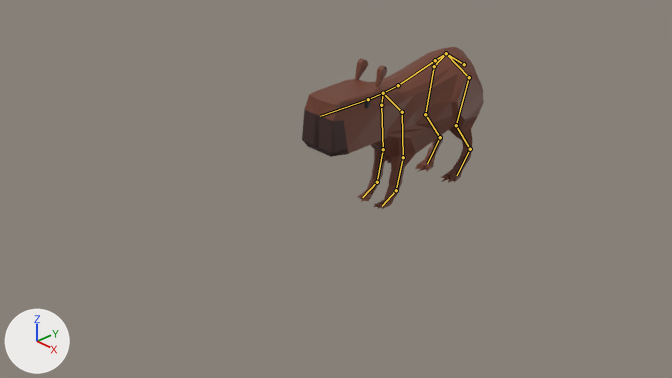
What one commit did to the Blender file asset-sources/Capybara.blend.
Before and after are seen from the file's camera 'Camera'. Lighting does not change. The marker at lower left points along +X, +Y and +Z. The bones that bend it are drawn over the model as lines.
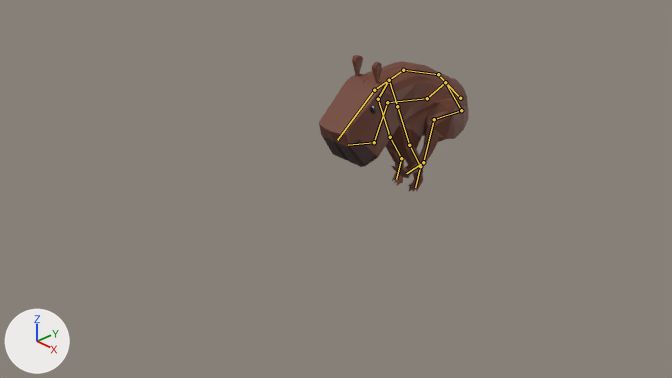
The newer file adds an action. The first version stands in its rest pose; the second is drawn at frame 15 of the action 'Jump Airtime'.

Changed parts and their boxes [x1, y1, x2, y2] in the pictures (672 x 378 px):
'Cube', posed (17% narrower, 16% shorter)
    before: [302, 47, 484, 209]
    after: [319, 55, 469, 191]
bone 'Spine', root to tip
    before: (464, 64) to (446, 53)
    after: (460, 98) to (445, 82)
bone 'Spine.001', root to tip
    before: (446, 53) to (435, 60)
    after: (445, 82) to (438, 74)
bone 'Spine.002', root to tip
    before: (435, 60) to (398, 85)
    after: (438, 74) to (403, 70)
bone 'Spine.003', root to tip
    before: (398, 85) to (383, 93)
    after: (403, 70) to (389, 80)
bone 'Spine.004', root to tip
    before: (383, 93) to (368, 99)
    after: (389, 80) to (374, 90)
bone 'Spine.005', root to tip
    before: (368, 99) to (320, 116)
    after: (374, 90) to (337, 140)
bone 'Arm.R', root to tip
    before: (383, 93) to (381, 105)
    after: (389, 80) to (378, 99)
bone 'Arm.R.001', root to tip
    before: (381, 105) to (383, 149)
    after: (378, 99) to (390, 137)
bone 'Arm.R.002', root to tip
    before: (383, 149) to (377, 182)
    after: (390, 137) to (401, 158)
bone 'Arm.L', root to tip
    before: (383, 93) to (402, 112)
    after: (389, 80) to (397, 106)
bone 'Arm.L.001', root to tip
    before: (402, 112) to (403, 157)
    after: (397, 106) to (409, 145)
bone 'Arm.L.002', root to tip
    before: (403, 157) to (396, 190)
    after: (409, 145) to (420, 166)
bone 'BArm.R', root to tip
    before: (446, 53) to (434, 66)
    after: (445, 82) to (427, 98)
bone 'BArm.R.001', root to tip
    before: (434, 66) to (425, 114)
    after: (427, 98) to (387, 102)
bone 'BArm.R.002', root to tip
    before: (425, 114) to (440, 137)
    after: (387, 102) to (374, 142)
bone 'BArm.L', root to tip
    before: (446, 53) to (469, 77)
    after: (445, 82) to (461, 110)
bone 'BArm.L.001', root to tip
    before: (469, 77) to (456, 125)
    after: (461, 110) to (434, 119)
bone 'BArm.L.002', root to tip
    before: (456, 125) to (470, 149)
    after: (434, 119) to (423, 162)
bone 'BArm.L.003', root to tip
    before: (470, 149) to (457, 175)
    after: (423, 162) to (406, 173)

What the commit changed:
Bone 'Spine' (bone_spine) moves from (0.0, 0.0, 0.0) to (0.0, -0.49, 0.91).
Bone 'Spine' (bone_spine) turns from (0, 0, 0) to (-10, 0, 0) degrees about its own x, y and z.
Bone 'Spine.001' (bone_spine_001) turns from (0, 0, 0) to (-47, 0, 0) degrees about its own x, y and z.
Bone 'Spine.002' (bone_spine_002) turns from (0, 0, 0) to (26, 0, 0) degrees about its own x, y and z.
Bone 'Spine.003' (bone_spine_003) turns from (0, 0, 0) to (38, 0, 0) degrees about its own x, y and z.
Bone 'Spine.004' (bone_spine_004) turns from (0, 0, 0) to (4, 0, 0) degrees about its own x, y and z.
Bone 'Spine.005' (bone_spine_005) turns from (0, 0, 0) to (26, 0, 0) degrees about its own x, y and z.
Bone 'Arm.R' (bone_arm_r) turns from (0, 0, 0) to (-38, 20, -7) degrees about its own x, y and z.
Bone 'Arm.R.001' (bone_arm_r_001) turns from (0, 0, 0) to (53, 0, 0) degrees about its own x, y and z.
Bone 'Arm.R.002' (bone_arm_r_002) turns from (0, 0, 0) to (28, 0, 0) degrees about its own x, y and z.
Bone 'Arm.L' (bone_arm_l) turns from (0, 0, 0) to (-39, -20, 7) degrees about its own x, y and z.
Bone 'Arm.L.001' (bone_arm_l_001) turns from (0, 0, 0) to (54, 0, 0) degrees about its own x, y and z.
Bone 'Arm.L.002' (bone_arm_l_002) turns from (0, 0, 0) to (28, 0, 0) degrees about its own x, y and z.
Bone 'BArm.R' (bone_barm_r) turns from (0, 0, 0) to (-12, 11, -1) degrees about its own x, y and z.
Bone 'BArm.R.001' (bone_barm_r_001) turns from (0, 0, 0) to (-56, 10, 8) degrees about its own x, y and z.
Bone 'BArm.R.002' (bone_barm_r_002) turns from (0, 0, 0) to (23, 0, 0) degrees about its own x, y and z.
Bone 'BArm.L' (bone_barm_l) turns from (0, 0, 0) to (-10, -10, 1) degrees about its own x, y and z.
Bone 'BArm.L.001' (bone_barm_l_001) turns from (0, 0, 0) to (-58, -6, -7) degrees about its own x, y and z.
Bone 'BArm.L.002' (bone_barm_l_002) turns from (0, 0, 0) to (25, 0, 0) degrees about its own x, y and z.
Bone 'BArm.L.003' (bone_barm_l_003) turns from (0, 0, 0) to (6, 1, 0) degrees about its own x, y and z.
